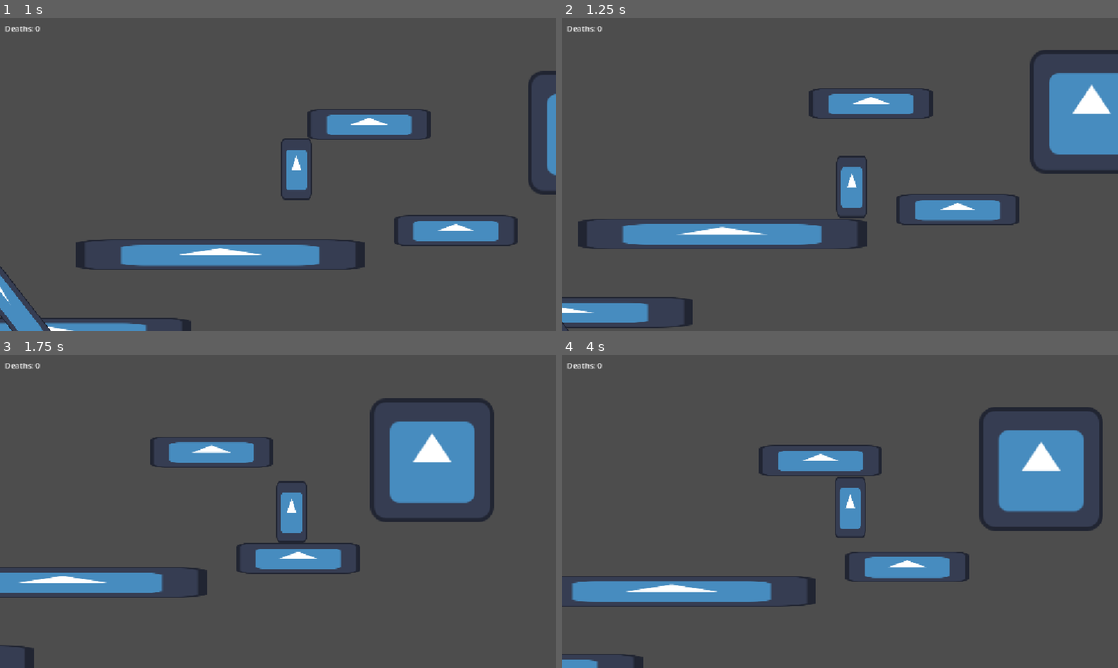
Above: before the commit, frames 1-4 (two rows, left to right).
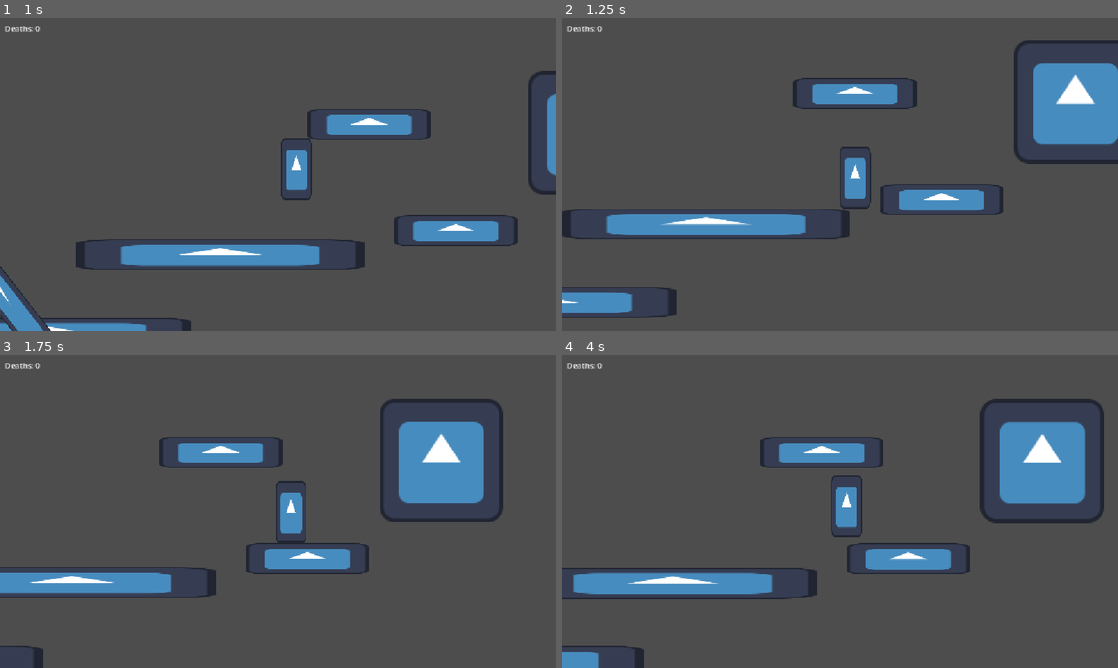
Above: after the commit, the same moments.

Repository: lmg-abe/runny-nose
Game: Godot game, scene res://main.tscn
Two runs of this game, one before a commit and one after it. Both use one fixed random seed, a clock stepped at 60 frames per second and the inputs below. The engine's default icon, where the game draws it, is replaced by a stand-in: a white triangle on a blue panel in a dark square.
Inputs:
- Up to frame 1 (1 s): hold D (move_right) from 0.53 s (still down); tap 2 (dash) at 0.6 s; tap Space (jump) at 0.77 s
- Up to frame 2 (1.25 s): keep holding D (move_right)
- Up to frame 3 (1.75 s): keep holding D (move_right); tap 1 (sneeze) at 1.35 s; tap Space (jump) at 1.52 s
- Up to frame 4 (4 s): release D (move_right) at 2.03 s; hold A (move_left) 2.03-2.78 s; tap 2 (dash) at 2.1, 3.6 s; hold D (move_right) from 2.78 s (still down); tap 1 (sneeze) at 2.85 s; tap Space (jump) at 3.02, 3.77 s

Frame 1 is identical in both runs. In frame 2, 13% of the frame differs, in the area x 0-100%, y 7-100%; in frame 3, 4.6%; in frame 4, 9.0%.

Commit message:
box pushing (failure)

Diff:
--- a/main.tscn
+++ b/main.tscn
@@ -87,8 +87,7 @@
 position = Vector2(902, 7)
 floor_max_angle = 1.4067354
 script = ExtResource("3_lquwl")
-playerSpeed = 150
-friction = 0.9
+pushForce = 1000
 
 [node name="Camera2D" type="Camera2D" parent="." unique_id=758760835]
 position = Vector2(684, 113)
@@ -96,8 +95,9 @@
 script = ExtResource("4_1bvp3")
 
 [node name="RigidBody2D" type="RigidBody2D" parent="." unique_id=1073654291]
-position = Vector2(4230, -269)
+position = Vector2(4171, -621)
 gravity_scale = 2.0
+lock_rotation = true
 
 [node name="Icon" type="Sprite2D" parent="RigidBody2D" unique_id=133866622]
 texture = ExtResource("5_lquwl")
--- a/player_movement.gd
+++ b/player_movement.gd
@@ -1,7 +1,7 @@
 extends CharacterBody2D
 
-@export var playerSpeed : int = 200
-@export var friction : float = 0.8
+@export var playerSpeed : int = 150
+@export var friction : float = 0.9
 @export var dashSpeed : int = 2000
 @export var gravity : int = 100
 @export var jumpSpeed : int = 1200
@@ -11,6 +11,7 @@
 var canSneeze : bool = false
 var canDash : bool = false
 var jumpTimer : int = -1
+@export var pushForce = 1500
 
 func _physics_process(delta: float) -> void:
 	velocity.x += Input.get_axis("move_left","move_right") * playerSpeed
@@ -40,3 +41,8 @@
 		velocity.y = maxRise
 	velocity.y += gravity
 	move_and_slide()
+	#if move_and_slide(): # true if collided
+		#for i in get_slide_collision_count():
+			#var col = get_slide_collision(i)
+			#if col.get_collider() is RigidBody2D:
+				#col.get_collider().apply_force(col.get_normal() * -pushForce)
--- /dev/null
+++ b/rigidbodyPusher.gd
@@ -0,0 +1,14 @@
+extends Node2D
+
+@export var pushForce = 1500
+
+@export var bodyPath: NodePath = ".."
+
+@onready var body: CharacterBody2D = get_node(bodyPath)
+
+func _physics_process(_delta):
+	if body.move_and_slide(): # true if collided
+		for i in body.get_slide_collision_count():
+			var col = body.get_slide_collision(i)
+			if col.get_collider() is RigidBody2D:
+				col.get_collider().apply_force(col.get_normal() * -pushForce)
--- a/runny.tscn
+++ b/runny.tscn
@@ -2,14 +2,15 @@
 
 [ext_resource type="Texture2D" uid="uid://b32c5euv7m8ns" path="res://icon.svg" id="1_ahjt7"]
 
-[sub_resource type="CircleShape2D" id="CircleShape2D_frgu1"]
+[sub_resource type="CapsuleShape2D" id="CapsuleShape2D_ahjt7"]
 radius = 64.0
+height = 256.0
 
 [node name="Runny" type="CharacterBody2D" unique_id=1298635211]
-scale = Vector2(1, 2)
 
 [node name="Icon" type="Sprite2D" parent="." unique_id=1860541011]
+scale = Vector2(1, 2)
 texture = ExtResource("1_ahjt7")
 
 [node name="CollisionShape2D" type="CollisionShape2D" parent="." unique_id=1497603080]
-shape = SubResource("CircleShape2D_frgu1")
+shape = SubResource("CapsuleShape2D_ahjt7")
Not shown, added: rigidbodyPusher.gd.uid
